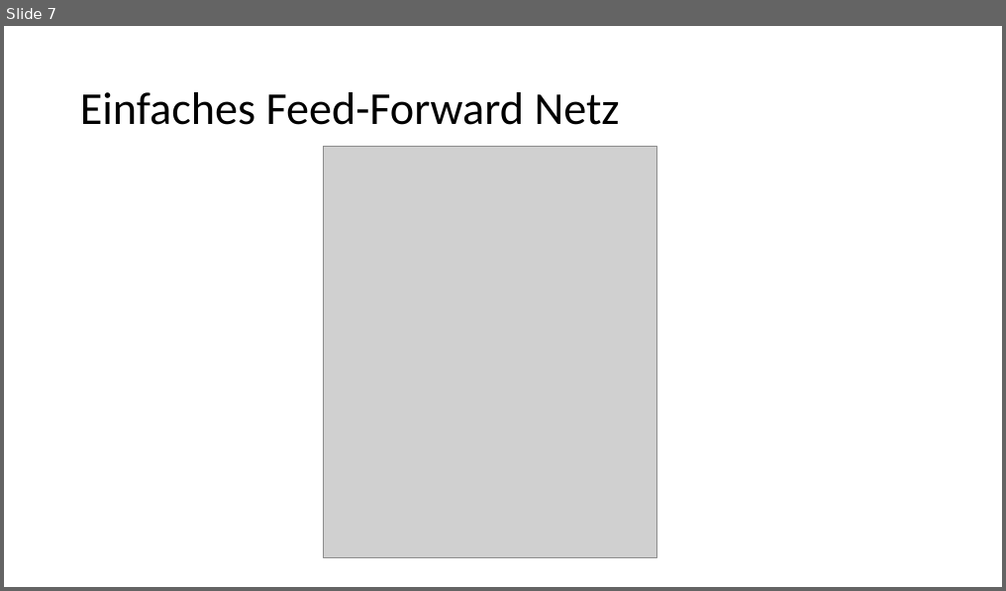
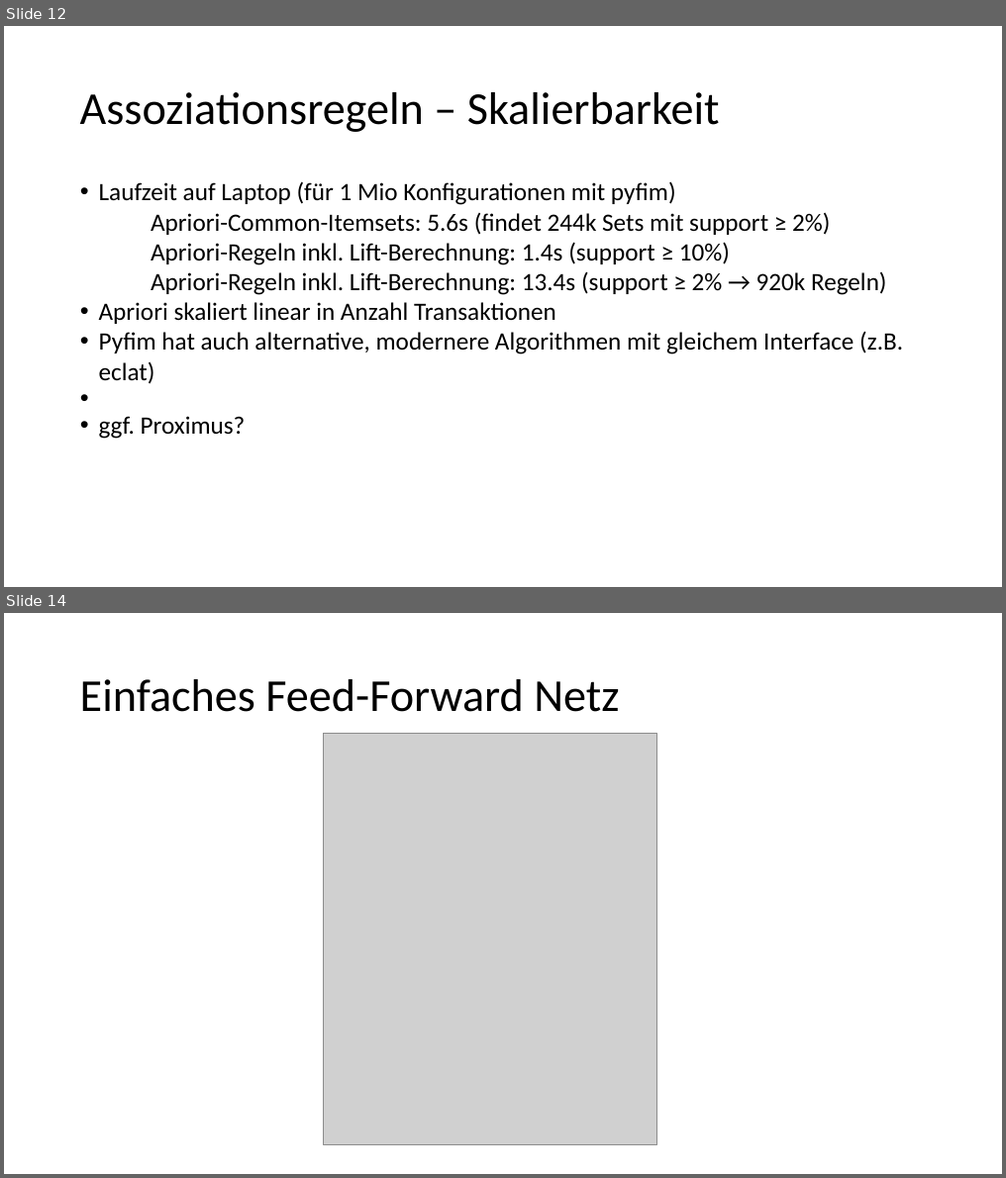
Before and after one commit to ML-KA/ag-dank, a slide deck: DANK Data Challenge.pptx. Shown one above the other, each under a label of ours: slide 7 before the commit, slides 12 and 14 after it; the slides between them are not shown. The pictures are 1006x591 and 1006x1178 pixels, drawn with LibreOffice and Linux fonts; fonts in the diff are those of the drawing; grey boxes stand for pictures. Boxes give left, top, right and bottom in pixels: in the first picture for what was removed or moved away, otherwise in the second. Text is boxed around its words. In the diff, an @@ line names an element or a change of style, - is before the commit and + after.

```diff
--- a/DANK Data Challenge.pptx
+++ b/DANK Data Challenge.pptx
@@ slide 12 added at box(4, 26, 1002, 587), background #FFFFFF @@
@@ text added at box(80, 92, 720, 132), 44 pt, text #000000 @@
+Assoziationsregeln – Skalierbarkeit
@@ text added at box(99, 181, 903, 439), 24 pt, text #000000 @@
+• Laufzeit auf Laptop (für 1 Mio Konfigurationen mit pyfim)
+  − Apriori-Common-Itemsets: 5.6s (findet 244k Sets mit support ≥ 2%)
+  − Apriori-Regeln inkl. Lift-Berechnung: 1.4s (support ≥ 10%)
+  − Apriori-Regeln inkl. Lift-Berechnung: 13.4s (support ≥ 2% → 920k Regeln)
+• Apriori skaliert linear in Anzahl Transaktionen
+• Pyfim hat auch alternative, modernere Algorithmen mit gleichem Interface (z.B. eclat)
+• ggf. Proximus?
@@ what was slide 7 is now slide 14 @@
```
Also in this commit, not shown: 7 slides changed, 10 other slides added, 1 other file.
